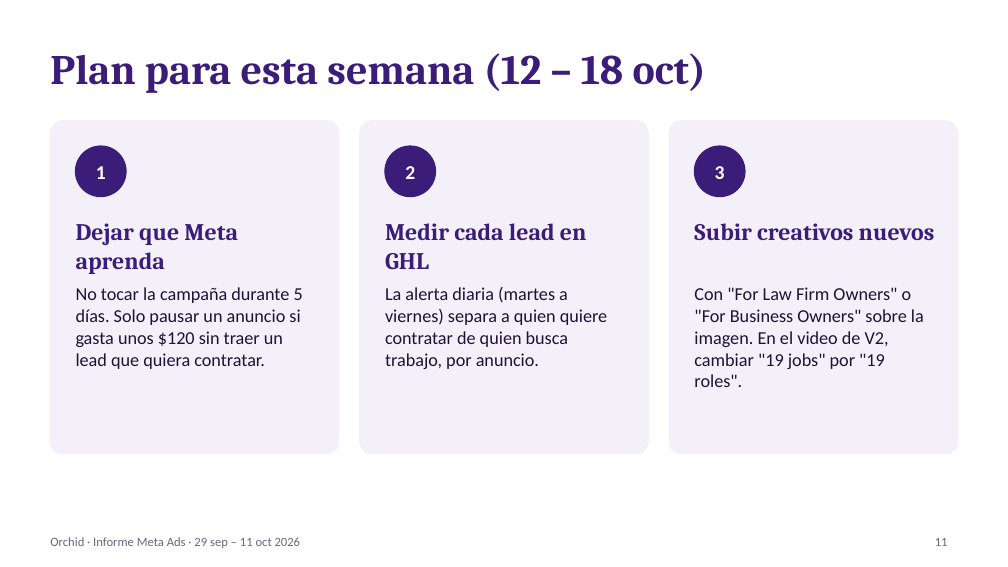
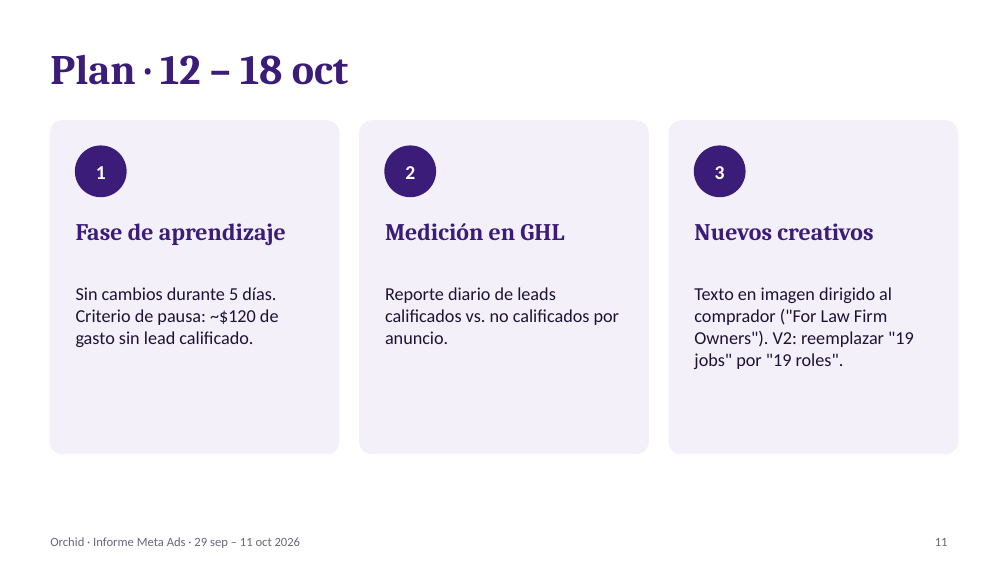
Before and after one commit to manlizard-sys/MetaADS2026, a slide deck: slide 11 of build/reports/informes/Informe_Meta_Ads_Orchid_2026-10-12.pptx. Drawn at 1008x567 pixels with LibreOffice and Linux fonts; fonts in the diff are those of the drawing. Boxes give left, top, right and bottom in pixels: in the first picture for what was removed or moved away, otherwise in the second. Text is boxed around its words. In the diff, an @@ line names an element or a change of style, - is before the commit and + after.

```diff
--- a/build/reports/informes/Informe_Meta_Ads_Orchid_2026-10-12.pptx
+++ b/build/reports/informes/Informe_Meta_Ads_Orchid_2026-10-12.pptx
@@ title at (x1=50, y1=55, x2=348, y2=85): text changed @@
-Plan para esta semana (12 – 18 oct)
+Plan · 12 – 18 oct
@@ text at (x1=76, y1=223, x2=286, y2=245): text changed @@
-Dejar que Meta aprenda
+Fase de aprendizaje
@@ text at (x1=385, y1=223, x2=564, y2=241): text changed @@
-Medir cada lead en GHL
+Medición en GHL
@@ text at (x1=694, y1=223, x2=873, y2=240): text changed @@
-Subir creativos nuevos
+Nuevos creativos
@@ text at (x1=76, y1=287, x2=279, y2=347): text changed @@
-No tocar la campaña durante 5 días. Solo pausar un anuncio si gasta unos $120 sin traer un lead que quiera contratar.
+Sin cambios durante 5 días. Criterio de pausa: ~$120 de gasto sin lead calificado.
@@ text at (x1=385, y1=287, x2=619, y2=344): text changed @@
-La alerta diaria (martes a viernes) separa a quien quiere contratar de quien busca trabajo, por anuncio.
+Reporte diario de leads calificados vs. no calificados por anuncio.
@@ text at (x1=694, y1=287, x2=914, y2=369): text changed @@
-Con "For Law Firm Owners" o "For Business Owners" sobre la imagen. En el video de V2, cambiar "19 jobs" por "19 roles".
+Texto en imagen dirigido al comprador ("For Law Firm Owners"). V2: reemplazar "19 jobs" por "19 roles".
```
Also in this commit, not shown: 11 other slides changed, 1 other file.
